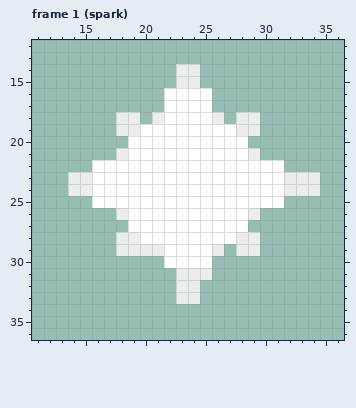
Pixel-art file -- assets/aseprite/hit_spark.aseprite. Above is the file before it was changed.
48x48 pixels, 5 frames. Colours within 5 levels of each other are drawn and written as one. Shown: frame 1 (spark): x 11..36, y 12..36. The commit also changed other frames, which this record leaves out.
Now the later version:
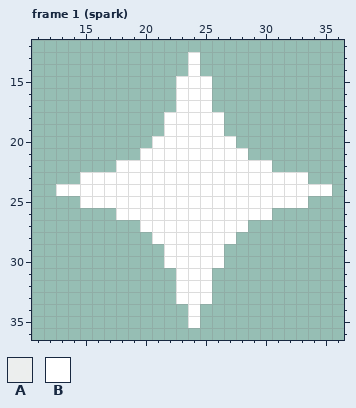
Palette (. is transparent): A #f0f0f0f5  B #ffffff
What changed:
Frame 1 (spark):
The edit adds colour B in row 13 at x 24; in row 15 at x 25; in row 24 at x 13 and 35; in row 25 at x 15 and 32 to 33; in row 26 at x 30; in row 30 at x 26.
The edit adds colour B in rows 32 to 33 at x 25; in rows 34 to 35 at x 24.
Colour A gives way to colour B in row 14 at x 24; in row 15 at x 23 to 24; in row 18 at x 26; in row 23 at x 15 and 32 to 33; in row 24 at x 14 to 15 and 32 to 34; in row 26 at x 18 and 29.
Colour A gives way to colour B in row 29 at x 26; in row 31 at x 23 to 25; in rows 32 to 33 at x 23 to 24.
The author cleared colour A in row 14 at x 23; in row 18 at x 18 to 19, 21 and 28 to 29; in row 19 at x 18 to 19 and 28 to 29; in row 21 at x 18 and 29; in row 23 at x 14 and 34; in row 28 at x 18 to 19 and 28 to 29.
The author cleared colour A in row 29 at x 18 to 21 and 28 to 29.
The author cleared colour B in rows 16 to 17 at x 22; in row 19 at x 20 to 21 and 27; in row 20 at x 19 to 20 and 28; in row 21 at x 19; in row 22 at x 16 to 17 and 31; in row 27 at x 19.
The author cleared colour B in row 28 at x 20.
Pixel boxes of the changes (left, top, right, bottom) in both pictures:
changed: (56, 52, 332, 328)
